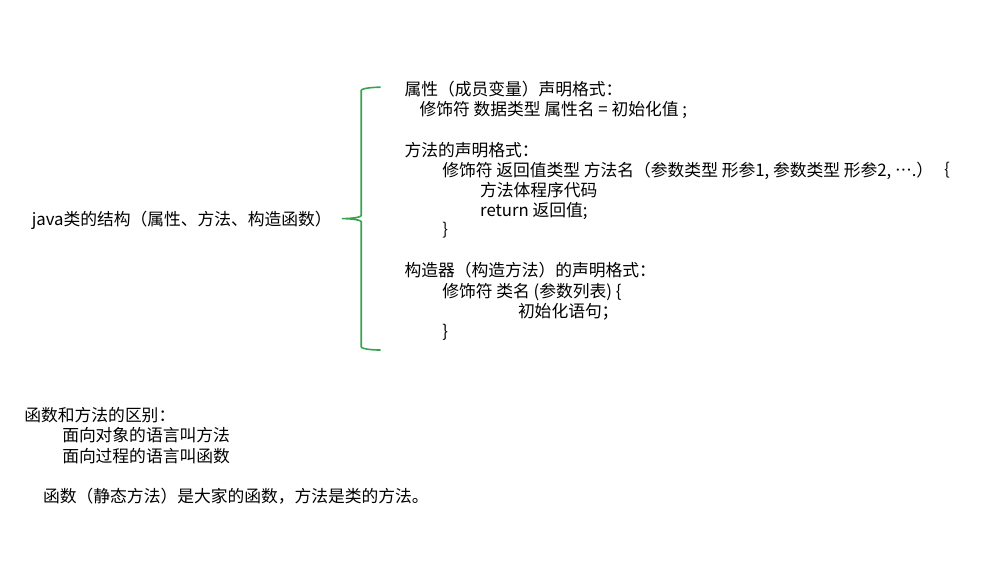
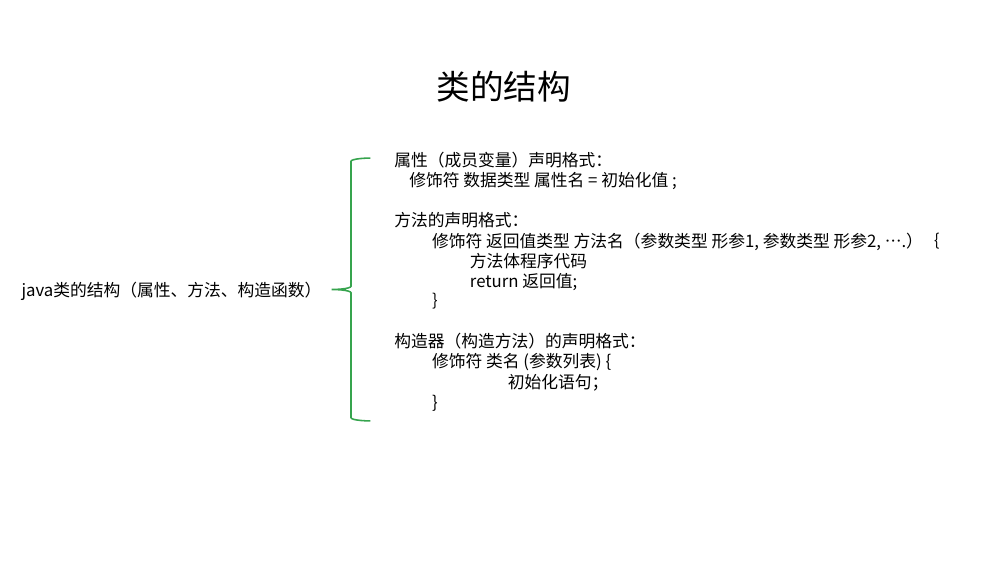
Before and after one commit to linkknown/PPT, a slide deck: slide 9 of 基础PPT/第2章：Java面向对象.pptx (slide 8 before the commit). Drawn at 1008x567 pixels with LibreOffice and Linux fonts; fonts in the diff are those of the drawing; background and template pictures are left out. Boxes give left, top, right and bottom in pixels: in the first picture for what was removed or moved away, otherwise in the second. Text is boxed around its words. In the diff, an @@ line names an element or a change of style, - is before the commit and + after.

```diff
--- a/基础PPT/第2章：Java面向对象.pptx
+++ b/基础PPT/第2章：Java面向对象.pptx
@@ text added at [437, 70, 571, 102], 32 pt, text #000000 @@
+类的结构
@@ 2 texts, 1 left brace: place and size @@
-2 texts, 1 left brace at [32, 80, 891, 350]
+2 texts, 1 left brace at [22, 152, 881, 421]
@@ text removed at [24, 407, 428, 504] @@
-函数和方法的区别：
-  面向对象的语言叫方法
-  面向过程的语言叫函数
-函数（静态方法）是大家的函数，方法是类的方法。
```
Also in this commit, not shown: 17 other slides changed, 6 slides added, 1 slide removed, 1 other file.
